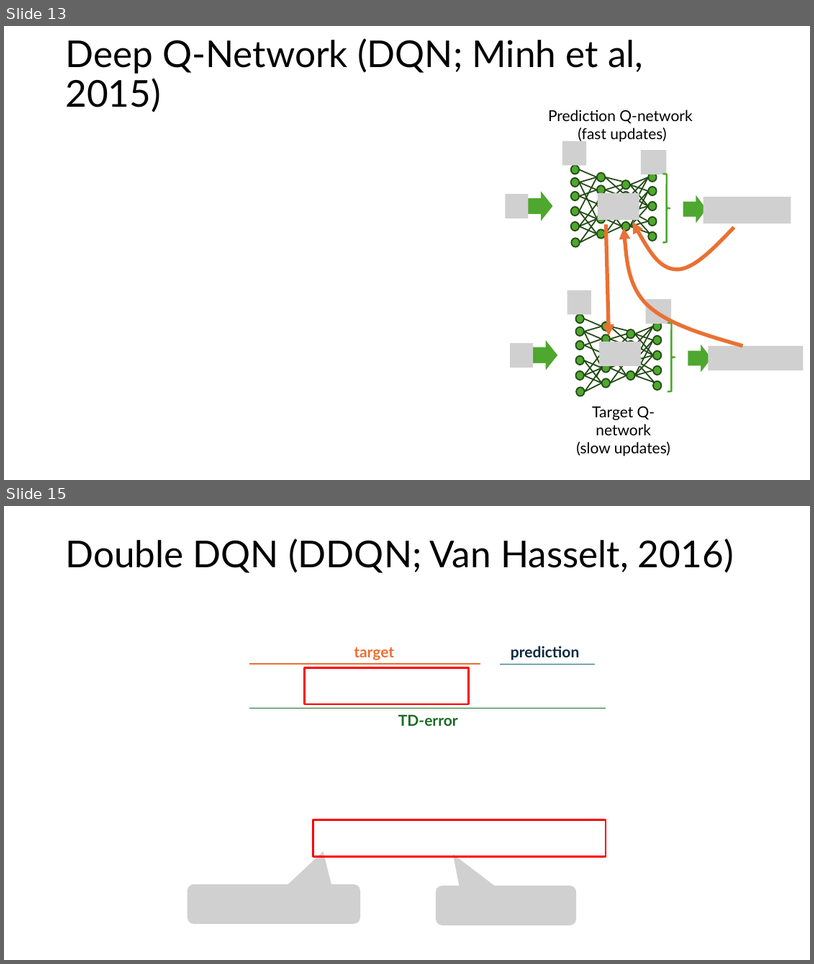
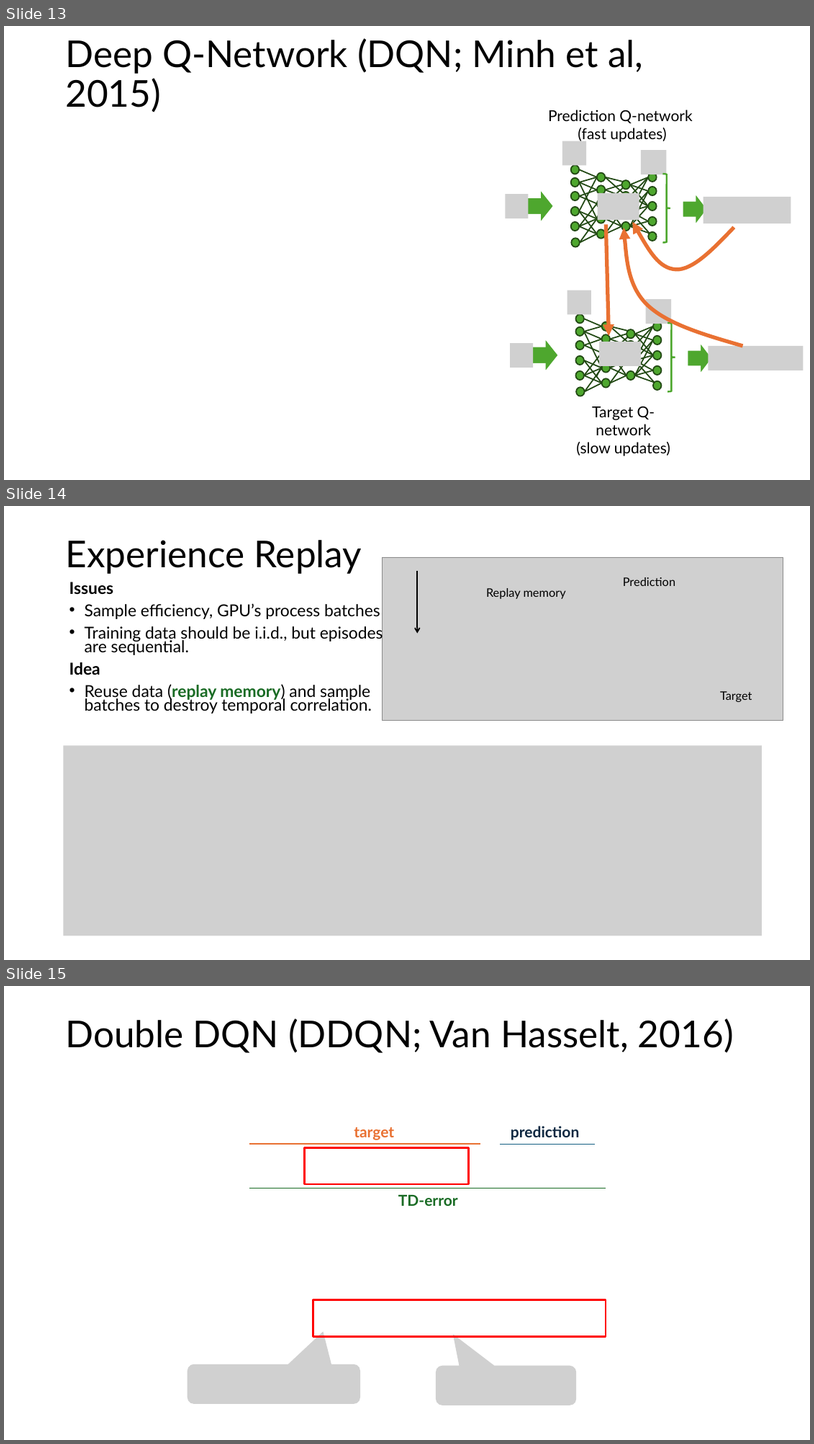
Before and after one commit to mhahsler/Introduction_to_Reinforcement_Learning, a slide deck: slides/Lecture_DRL.pptx. Shown one above the other, each under a label of ours: slides 13 and 15 before the commit, slides 13, 14 and 15 after it; the slides between them are not shown. The pictures are 814x964 and 814x1444 pixels, drawn with LibreOffice and Linux fonts; fonts in the diff are those of the drawing; grey boxes stand for pictures. Boxes give left, top, right and bottom in pixels: in the first picture for what was removed or moved away, otherwise in the second. Text is boxed around its words. In the diff, an @@ line names an element or a change of style, - is before the commit and + after.

```diff
--- a/slides/Lecture_DRL.pptx
+++ b/slides/Lecture_DRL.pptx
@@ slide 14 added at <box>4,506,810,960</box>, background #FFFFFF @@
@@ title added at <box>65,540,362,574</box>, 44 pt, text #000000 @@
+Experience Replay
@@ text added at <box>70,582,383,713</box>, 19.6 pt, text #000000 @@
+Issues
+• Sample efficiency, GPU’s process batches
+• Training data should be i.i.d., but episodes are sequential.
+Idea
+• Reuse data (replay memory) and sample batches to destroy temporal correlation.
@@ group added at <box>383,557,784,720</box>: 3 texts, 1 picture, 1 arrow @@
+Target
+Replay memory
+Prediction
@@ picture added at <box>63,746,763,936</box> @@
```
Also in this commit, not shown: 5 slides changed, 1 slide removed, 5 other files.
